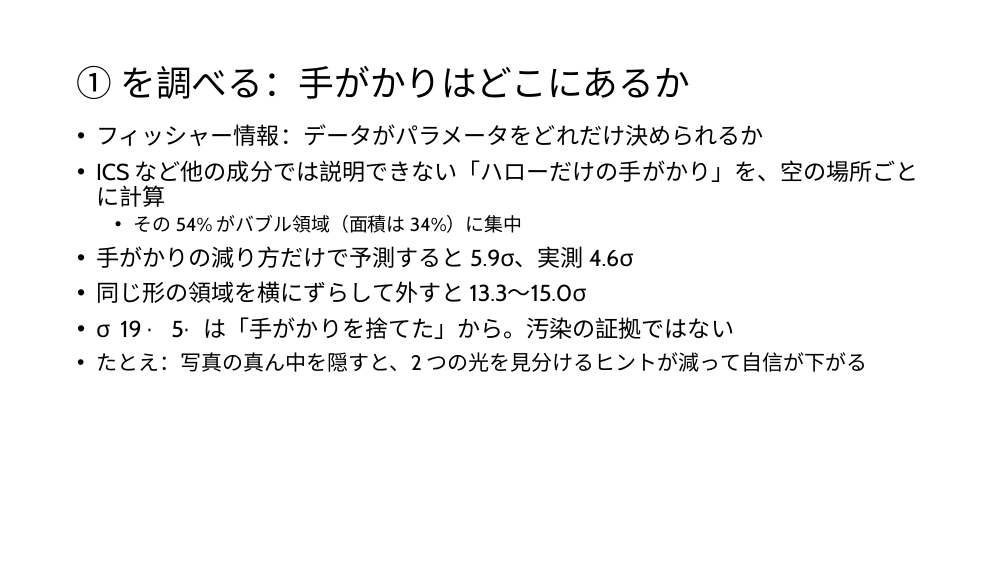
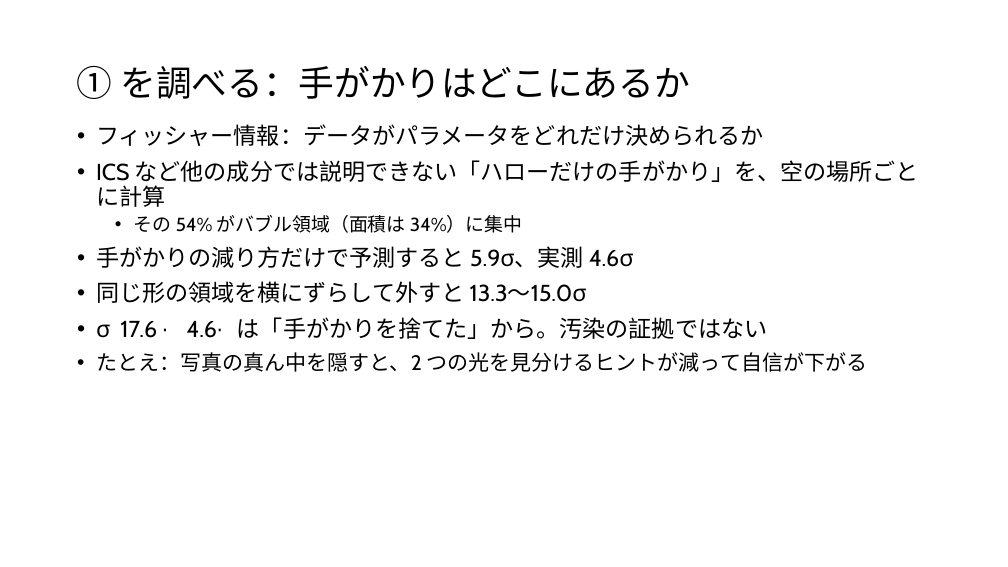
Before and after one commit to Mikann20041029/darkmatter-slides, a slide deck: slide 25 of slides/2026-10-03_研究進捗報告_claude_夕方版.pptx. Drawn at 1008x567 pixels with LibreOffice and Linux fonts; fonts in the diff are those of the drawing. Boxes give left, top, right and bottom in pixels: in the first picture for what was removed or moved away, otherwise in the second. Text is boxed around its words. In the diff, an @@ line names an element or a change of style, - is before the commit and + after.

Commit message:
slides: 本人の編集版を更新 (10-05 10:51)

```diff
--- a/slides/2026-10-03_研究進捗報告_claude_夕方版.pptx
+++ b/slides/2026-10-03_研究進捗報告_claude_夕方版.pptx
@@ text at bbox=[120, 317, 767, 339]: text changed @@
-• → 19 → 5σ は「手がかりを捨てた」から。汚染の証拠ではない
+• → 17.6 → 4.6σ は「手がかりを捨てた」から。汚染の証拠ではない
```
